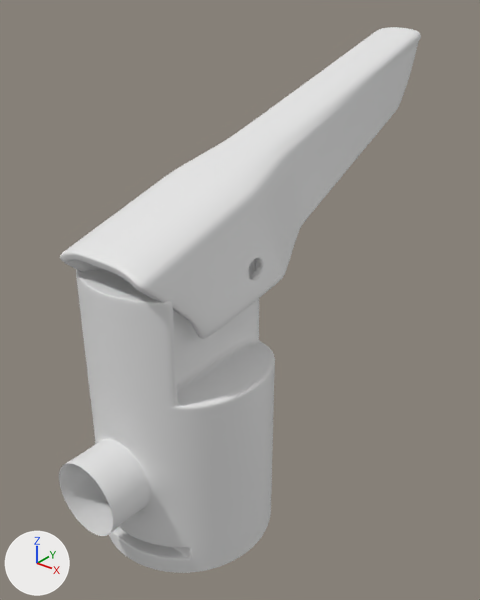
The Blender file extinguisher.blend as it was, and as the next commit left it.
Camera for both pictures: a camera (50 mm lens) standing at (4.33, -4.41, 4.61) and looking at (-0.34, 1.42, 1.0). The lights are fixed; the arrows at lower left show +X, +Y and +Z.

The older version as bpy lines, for what is in view:
```python
me_cylinder_003 = bpy.data.meshes.new('Cylinder.003')
me_cylinder_003.from_pydata(...)  # 757 vertices, 734 faces; spans x -1.0..1.0, y -1.44..1.0, z -1.13..2.08
me_cylinder_003.polygons.foreach_set('use_smooth', [True] * 734)
me_plane_001 = bpy.data.meshes.new('Plane.001')
me_plane_001.from_pydata(...)  # 64 vertices, 49 faces; spans x -0.53..0.0, y -1.02..4.45, z -1.46..0.82
me_plane_001.polygons.foreach_set('use_smooth', [True] * 49)
ob_cylinder_001 = bpy.data.objects.new('Cylinder.001', me_cylinder_003)
ob_cylinder_001.location = (0.0, 0.0, 0.0)
_m = ob_cylinder_001.modifiers.new('Subdivision', 'SUBSURF')
_m.levels = 2
ob_plane = bpy.data.objects.new('Plane', me_plane_001)
ob_plane.location = (0.0, 0.0, 2.94)
ob_plane.rotation_euler = (0.04, 0.0, 0.0)  # degrees (2.3, 0, 0)
_m = ob_plane.modifiers.new('Mirror', 'MIRROR')
_m.use_clip = True
_m = ob_plane.modifiers.new('Solidify', 'SOLIDIFY')
_m.thickness = 0.1
_m.offset = 1.0
_m.use_even_offset = True
_m.use_quality_normals = True
_m = ob_plane.modifiers.new('Subdivision', 'SUBSURF')
_m.levels = 2
```
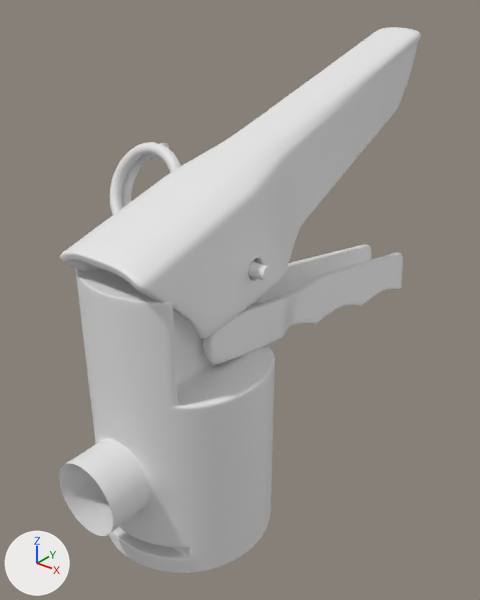
Commit message: Created lever

Location of each change, (x1, y1, x2, y2) in pixels of the pictures (480 x 600 px):
'Plane.001', added
    after: (203, 244, 403, 365)
'Circle', added
    after: (110, 142, 272, 281)

The change, as a diff of the scene's bpy script:
```diff
--- a/extinguisher.blend.py
+++ b/extinguisher.blend.py
@@ me_circle @@
+me_circle.from_pydata(...)  # 992 vertices, 962 faces; spans x -0.5..2.0, y -3.7..3.7, z -12.6..3.6
+me_circle.polygons.foreach_set('use_smooth', [True] * 962)
@@ me_plane_003 @@
+me_plane_003.from_pydata(...)  # 106 vertices, 84 faces; spans x -0.56..0.0, y -1.58..3.42, z -1.13..0.36
+me_plane_003.polygons.foreach_set('use_smooth', [True] * 84)
@@ ob_circle @@
+ob_circle = bpy.data.objects.new('Circle', me_circle)
+ob_circle.location = (-1.22, 0.93, 2.33)
+ob_circle.rotation_euler = (1.599, -0.37, -1.622)  # degrees (92, -21, -93)
+ob_circle.scale = (0.16, 0.16, 0.16)
+_m = ob_circle.modifiers.new('Subdivision', 'SUBSURF')
+_m.levels = 2
@@ ob_plane_001 @@
+ob_plane_001 = bpy.data.objects.new('Plane.001', me_plane_003)
+ob_plane_001.location = (0.0, 1.32, 1.24)
+_m = ob_plane_001.modifiers.new('Mirror', 'MIRROR')
+_m.use_clip = True
+_m = ob_plane_001.modifiers.new('Solidify', 'SOLIDIFY')
+_m.thickness = 0.1
+_m.offset = 1.0
+_m.use_even_offset = True
+_m.use_quality_normals = True
+_m = ob_plane_001.modifiers.new('Subdivision', 'SUBSURF')
+_m.levels = 2
```
